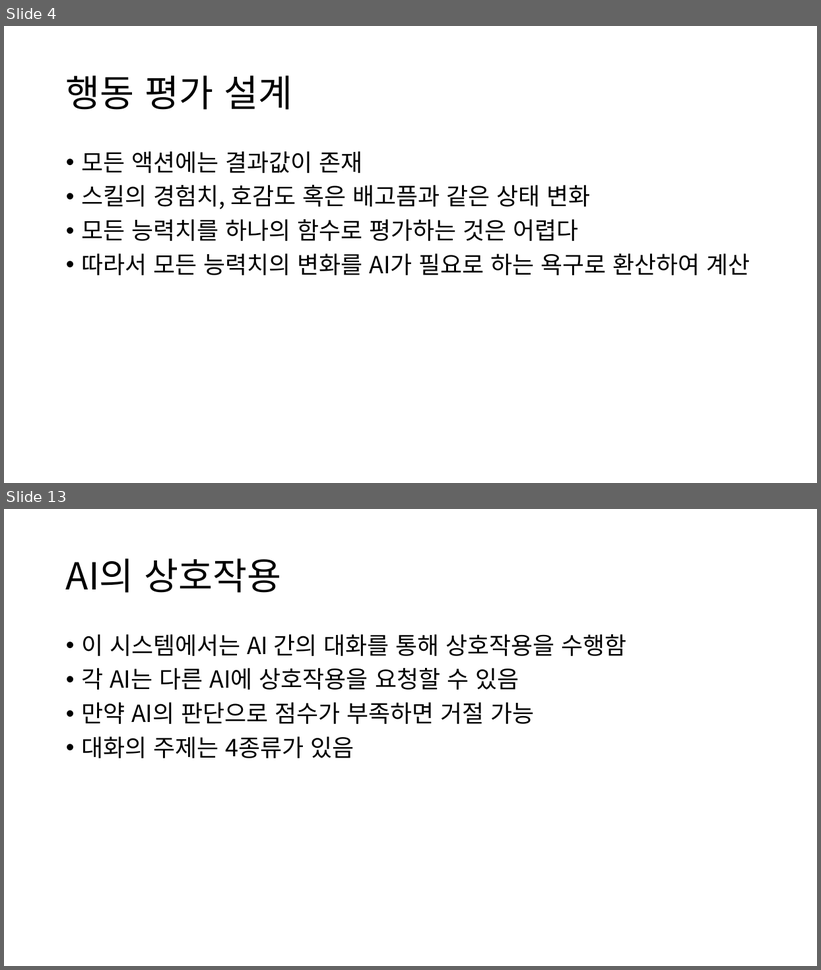
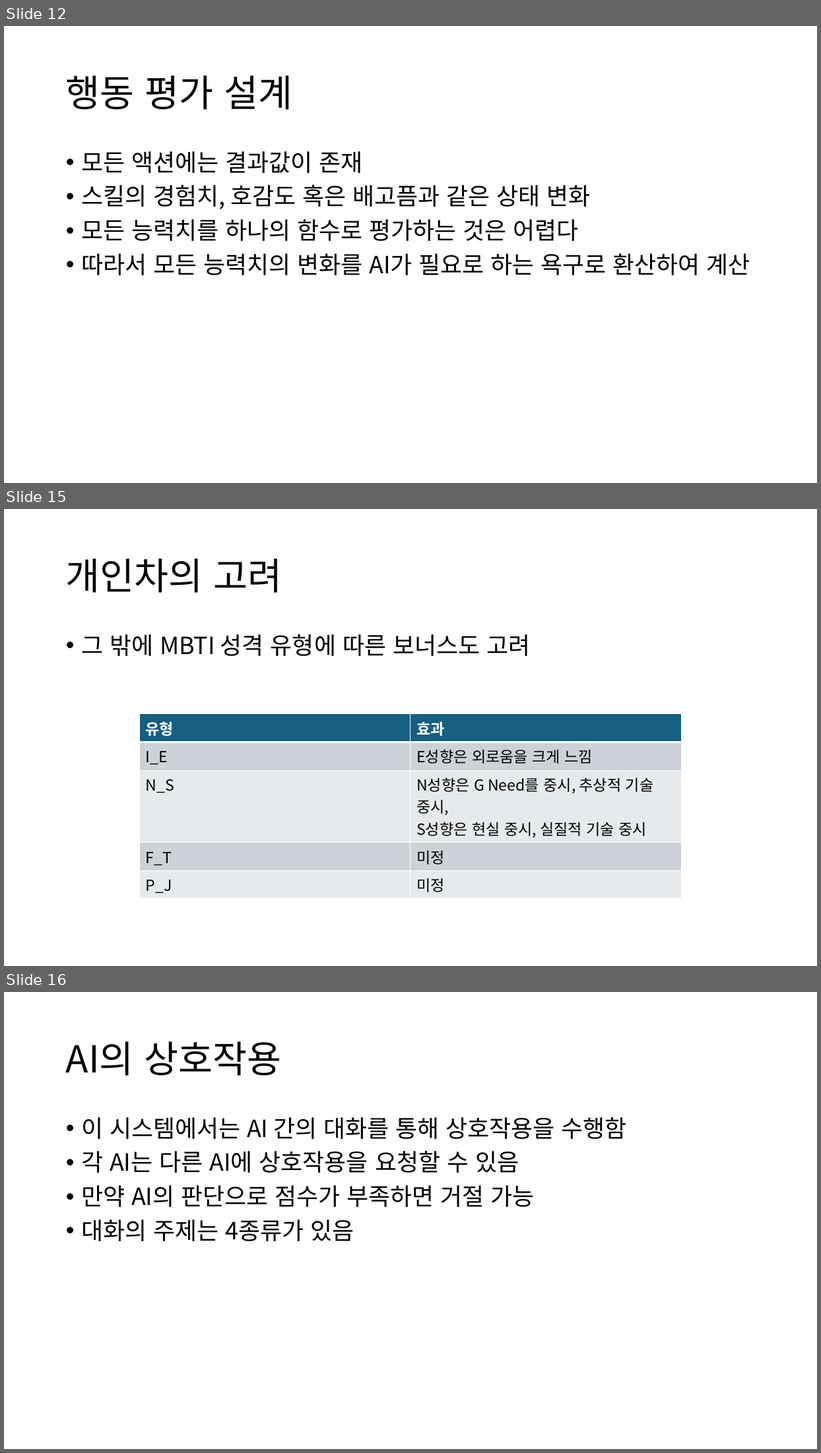
Before and after one commit to pilboy97/SchoolSim, a slide deck: Doc/Utility AI의 구현과 검증.pptx. Shown one above the other, each under a label of ours: slides 4 and 13 before the commit, slides 12, 15 and 16 after it; the slides between them are not shown. The pictures are 821x970 and 821x1453 pixels, drawn with LibreOffice and Linux fonts; fonts in the diff are those of the drawing. Boxes give left, top, right and bottom in pixels: in the first picture for what was removed or moved away, otherwise in the second. Text is boxed around its words. In the diff, an @@ line names an element or a change of style, - is before the commit and + after.

```diff
--- a/Doc/Utility AI의 구현과 검증.pptx
+++ b/Doc/Utility AI의 구현과 검증.pptx
@@ slide 15 added at (x1=4, y1=509, x2=817, y2=966), background #FFFFFF @@
@@ title added at (x1=66, y1=559, x2=283, y2=593), 44 pt, text #000000 @@
+개인차의 고려
@@ text added at (x1=81, y1=634, x2=530, y2=656), 28 pt, text #000000 @@
+• 그 밖에 MBTI 성격 유형에 따른 보너스도 고려
@@ table added at (x1=139, y1=714, x2=681, y2=896), 5 rows, 2 columns @@
+유형 | 효과
+I_E | E성향은 외로움을 크게 느낌
+N_S | N성향은 G Need를 중시, 추상적 기술 중시, / S성향은 현실 중시, 실질적 기술 중시
+F_T | 미정
+P_J | 미정
@@ what was slide 4 is now slide 12 @@
@@ what was slide 13 is now slide 16 @@
```
Also in this commit, not shown: 8 slides changed, 4 other slides added, 1 slide removed, 26 other files.
